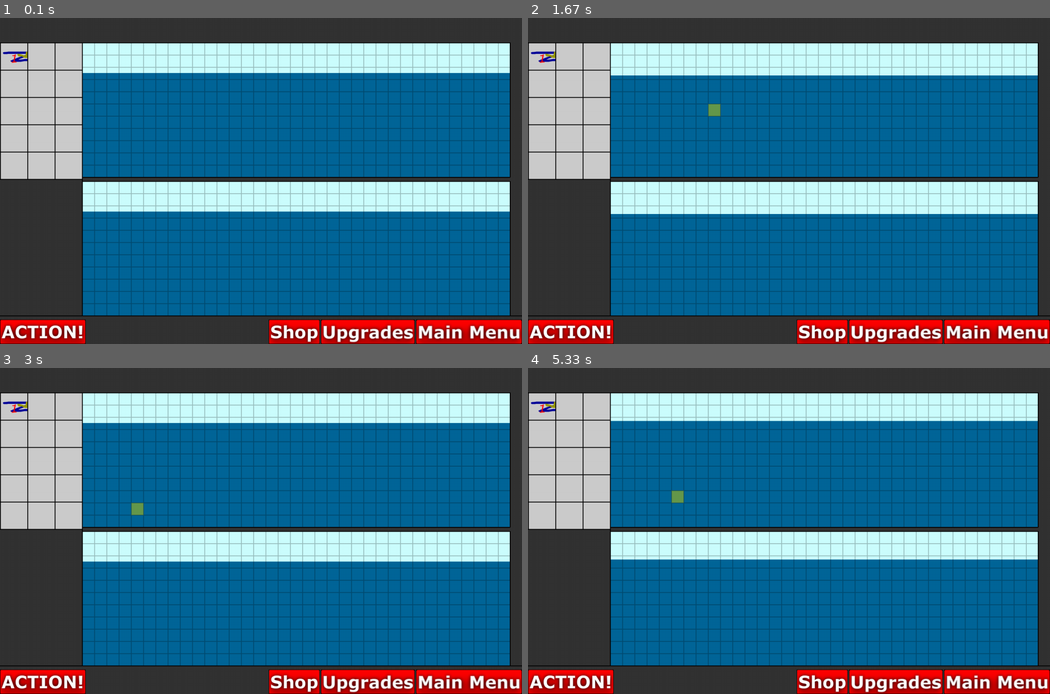
Above: before the commit, frames 1-4 (two rows, left to right).
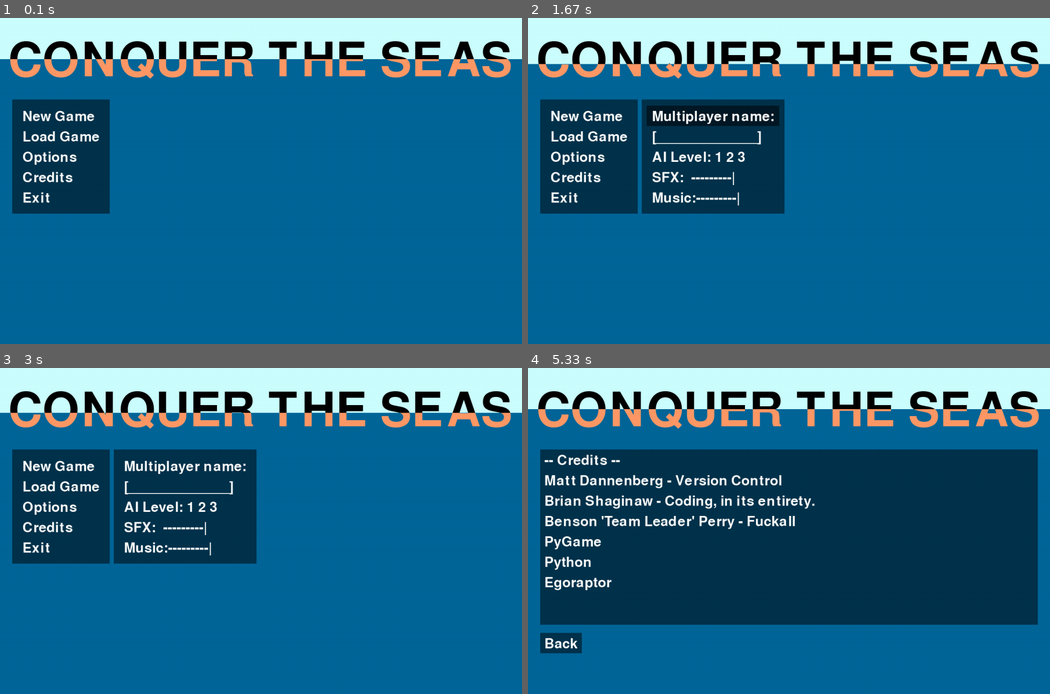
Above: after the commit, the same moments.

Repository: dannenberg/LIFDOFF
Game: pygame game, started from conquertheseas/src/main.py
Same seed, same stepped clock (60 frames per second), same inputs: the game is played once before the commit and once after it. The source is Python 2; it was converted automatically to run under Python 3.
Inputs (mouse positions are in pixels of both pictures, inside the frame that each line leads up to):
- Up to frame 1 (0.1 s): no input
- Up to frame 2 (1.67 s): press the mouse at (580, 174) at 0.37 s; move the mouse to (642, 128) at 0.47 s; release the mouse at (710, 79) at 0.6 s; press the mouse at (559, 291) at 0.7 s; move the mouse to (585, 197) at 0.8 s; release the mouse at (611, 102) at 0.93 s; press the mouse at (580, 154) at 1.03 s; move the mouse to (752, 194) at 1.13 s; release the mouse at (924, 233) at 1.27 s; click (715, 112) at 1.38 s
- Up to frame 3 (3 s): press the mouse at (182, 478) at 1.7 s; move the mouse to (271, 459) at 1.8 s; release the mouse at (365, 436) at 1.93 s; press the mouse at (62, 508) at 2.53 s; move the mouse to (104, 488) at 2.63 s; release the mouse at (146, 469) at 2.77 s; press the mouse at (62, 508) at 2.87 s; move the mouse to (135, 511) at 2.97 s
- Up to frame 4 (5.33 s): release the mouse at (736, 517) at 3.1 s; press the mouse at (580, 485) at 3.2 s; move the mouse to (606, 508) at 3.3 s; release the mouse at (632, 534) at 3.43 s; press the mouse at (710, 478) at 3.53 s; move the mouse to (695, 511) at 3.63 s; release the mouse at (679, 544) at 3.77 s; press the mouse at (580, 524) at 3.87 s; move the mouse to (700, 482) at 3.97 s; release the mouse at (815, 439) at 4.1 s; press the mouse at (559, 641) at 4.2 s; move the mouse to (668, 615) at 4.3 s; release the mouse at (783, 586) at 4.43 s; click (621, 540) at 4.55 s; press the mouse at (590, 508) at 4.87 s; move the mouse to (715, 579) at 4.97 s; release the mouse at (841, 651) at 5.1 s; press the mouse at (580, 524) at 5.2 s; move the mouse to (679, 495) at 5.3 s

The runs differ from the first frame. In frame 1, 53% of the frame differs, in the area x 0-100%, y 0-100%; in frame 2, 59%; in frame 3, 59%; in frame 4, 83%.

Commit message:
All screens should now work as Singletons: attempting to recreate a screen will result in the first one being returned.

Diff:
--- a/conquertheseas/src/main.py
+++ b/conquertheseas/src/main.py
@@ -13,18 +13,18 @@
 size=(1280,800)
 screen=pygame.display.set_mode(size)
 
-screens = {"intro":IntroMovie(),
-           "game": GameScreen(),
-           "main": MainScreen(),
-           "credits":CreditsScreen(),
-           "shop":ShopScreen()}
+screens = {"intro":IntroMovie,
+           "game": GameScreen,
+           "main": MainScreen,
+           "credits":CreditsScreen,
+           "shop":ShopScreen}
 
 pygame.display.set_caption("LIFDOFF")
 
 done=False
 clock = pygame.time.Clock()
 
-mainscreen = screens["game"]
+mainscreen = screens["main"]()
 
 while not done:
     clock.tick(60)
@@ -42,7 +42,7 @@
         done = True
     try:
         if command.split()[0] == "transition":
-            mainscreen = screens[command.split()[1]]
+            mainscreen = screens[command.split()[1]]()
     except:
         pass
 
--- a/conquertheseas/src/screens/gamescreen.py
+++ b/conquertheseas/src/screens/gamescreen.py
@@ -22,7 +22,7 @@
 
         self.enemyBoard = Board(35, 11)
         self.myBoard = Board(35, 11)
-        #self.myBoard = pygame.Surface((1050, 330))
+
         def boardclick(scr, mpos):
             mpos = ((mpos[0])//30, (mpos[1]-1)//30)
             curunit = self.myBoard.get_cell_content(mpos)
@@ -41,7 +41,7 @@
             self.myBoard.take_turn()
 
         def offense_panel_click(scr, mpos):
-            mpos = (mpos[0]//67, mpos[1]//67)
+            mpos = (mpos[0]//67, mpos[1]//67)   # TODO hilarious constants
             self.held = self.offense_panel.on_click(mpos)
 
         self.clickbox.append((0, 60, 199, 340), offense_panel_click)
@@ -67,7 +67,7 @@
         self.buttonBar.fill(Screen.color["bg"])
         cblit = self.size[0] + buttonOffset
         for x in (mmbutton, ubutton, sbutton):
-            cblit  -= x.get_size()[0] + buttonOffset
+            cblit -= x.get_size()[0] + buttonOffset
             self.buttonBar.blit(x, (cblit, 0))
         self.buttonBar.blit(abutton, (0, 0))
 
--- a/conquertheseas/src/screens/screen.py
+++ b/conquertheseas/src/screens/screen.py
@@ -1,7 +1,7 @@
 import pygame
 from mousehitbox import MouseHitboxes
 
-class Screen:
+class Screen(object):
     """Screen initializes colors, mouse over/clicked events,
     and the display for launch
     nominally abstract"""
@@ -16,6 +16,12 @@
             "sand"      :(0xFF, 0xCC, 0x66),
             "attackbut" :(0xCC, 0xCC, 0xCC),
             "shopbg"    :(0x99, 0xCC, 0xFF)}
+
+    _instance = {}
+    def __new__(cls):   # Create Screen and all subclasses as Singletons
+        if cls not in Screen._instance: # first creation
+            Screen._instance[cls] = super(Screen, cls).__new__(cls)   # create a new one
+        return Screen._instance[cls]  # return the old one
 
     def __init__(self):
         self.size = (1280, 800)
